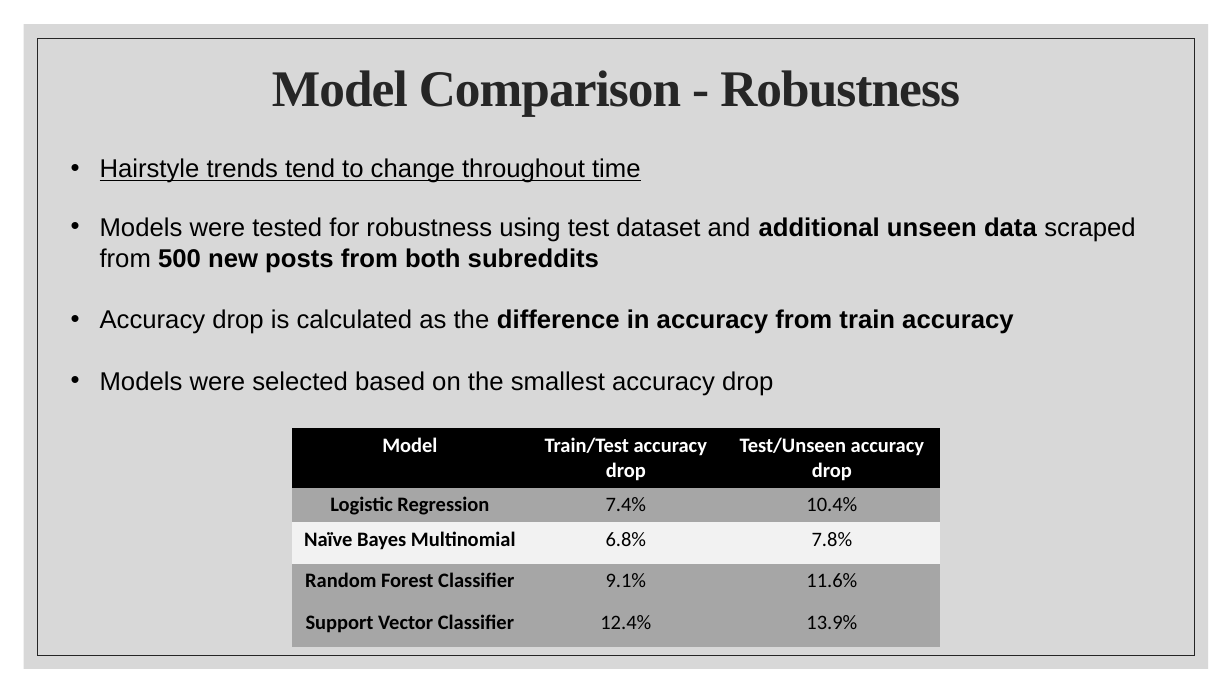
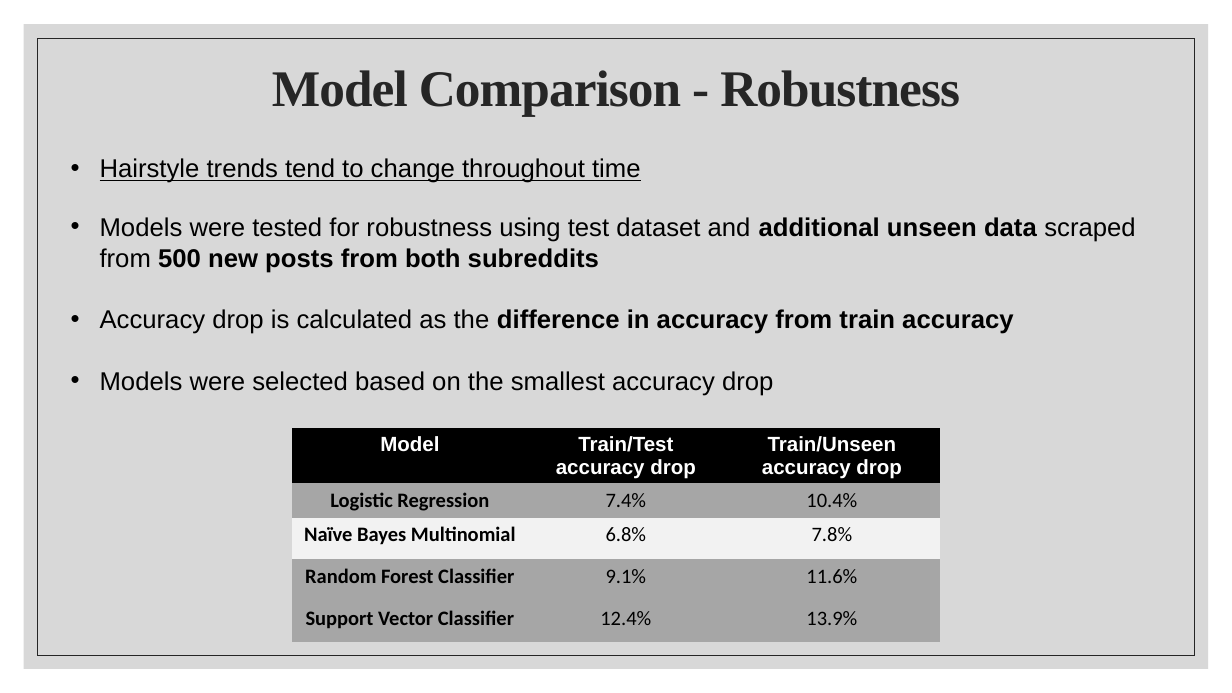
Before and after one commit to chrisgozali/GA_Projects, a slide deck: slide 8 of project_3/Presentation.pptx. Drawn at 1232x693 pixels with LibreOffice and Linux fonts; fonts in the diff are those of the drawing; background and template pictures are left out. Boxes give left, top, right and bottom in pixels: in the first picture for what was removed or moved away, otherwise in the second. Text is boxed around its words. In the diff, an @@ line names an element or a change of style, - is before the commit and + after.

```diff
--- a/project_3/Presentation.pptx
+++ b/project_3/Presentation.pptx
@@ table at (x1=292, y1=428, x2=940, y2=645) @@
-row 1, column 3: Test/Unseen accuracy drop
+row 1, column 3: Train/Unseen accuracy drop
@@ font Calibri to Arial in "Model", "Train/Test accuracy drop" @@
```
Also in this commit, not shown: 6 other slides changed, 23 other files.
